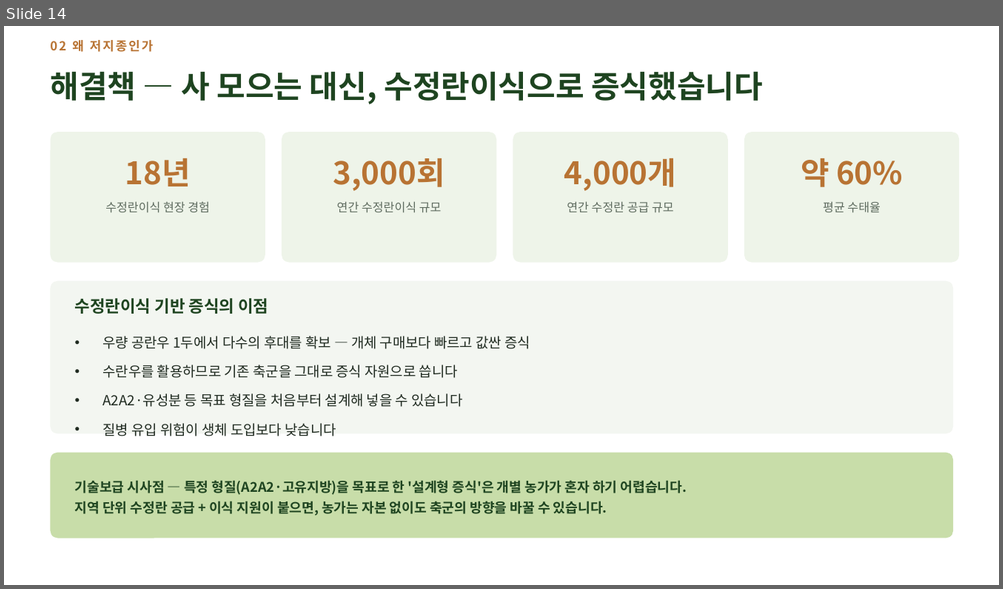
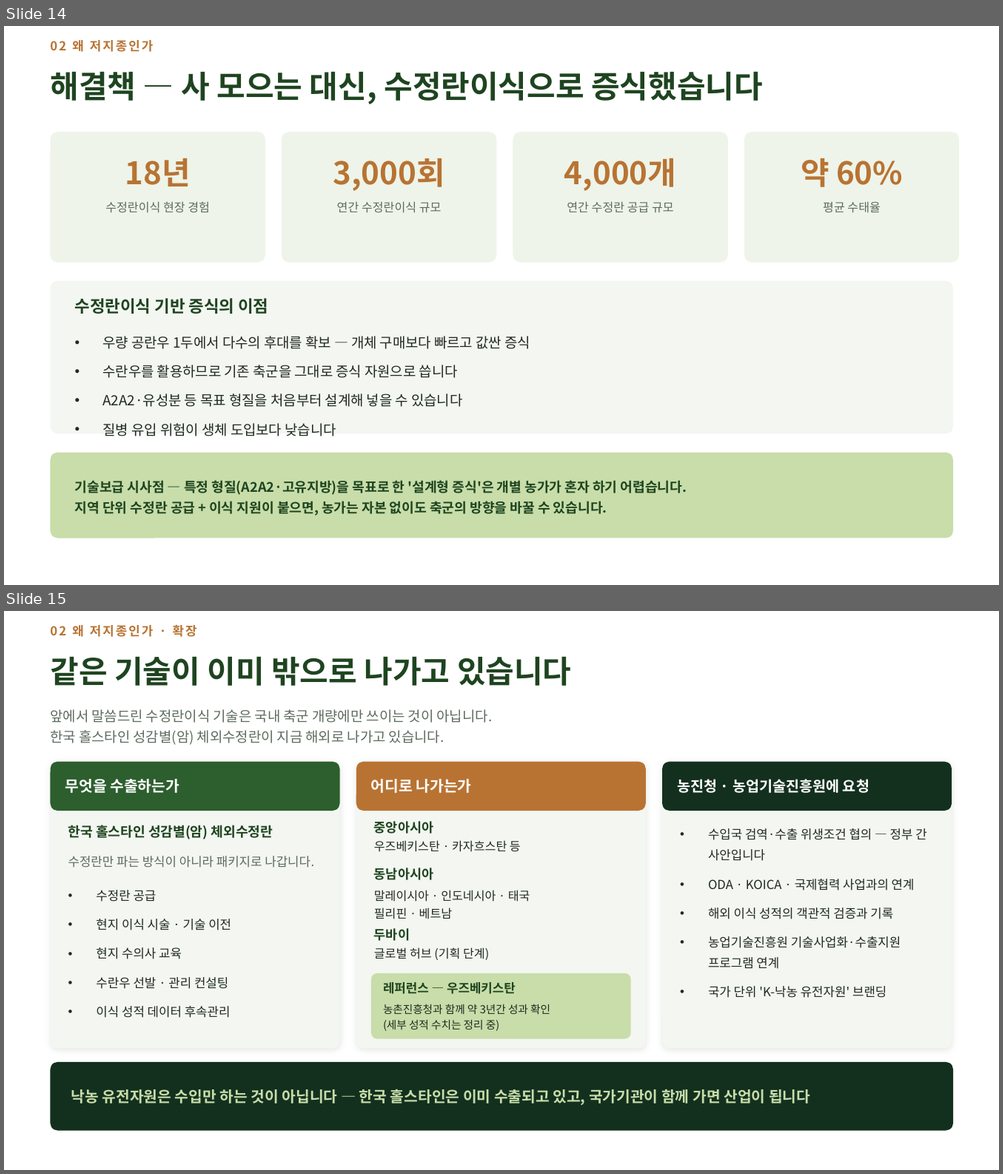
Before and after one commit to hhj3150/Dr-Ha--agent, a slide deck: deliverables/2026-08-10-nias-seminar/저지종_유가공목장_운영_현장사례.pptx. Shown one above the other, each under a label of ours: slide 14 before the commit, slides 14 and 15 after it. The pictures are 1003x589 and 1003x1174 pixels, drawn with LibreOffice and Linux fonts; fonts in the diff are those of the drawing. Boxes give left, top, right and bottom in pixels: in the first picture for what was removed or moved away, otherwise in the second. Text is boxed around its words. In the diff, an @@ line names an element or a change of style, - is before the commit and + after.

```diff
--- a/deliverables/2026-08-10-nias-seminar/저지종_유가공목장_운영_현장사례.pptx
+++ b/deliverables/2026-08-10-nias-seminar/저지종_유가공목장_운영_현장사례.pptx
@@ slide 15 added at box(4, 611, 999, 1170), background #FFFFFF @@
@@ text added at box(50, 625, 197, 637), 12 pt, text #B87333, bold @@
+02 왜 저지종인가 · 확장
@@ text added at box(50, 656, 571, 686), 30 pt, text #1E4420, bold @@
+같은 기술이 이미 밖으로 나가고 있습니다
@@ text added at box(50, 709, 492, 745), 13.5 pt, text #5E6B5F @@
+앞에서 말씀드린 수정란이식 기술은 국내 축군 개량에만 쓰이는 것이 아닙니다.
+한국 홀스타인 성감별(암) 체외수정란이 지금 해외로 나가고 있습니다.
@@ rounded rectangle added at box(51, 762, 340, 1049), fill #F3F6F1 @@
@@ rounded rectangle added at box(51, 762, 340, 811), fill #2C5F2D @@
@@ rounded rectangle added at box(356, 762, 646, 1049), fill #F3F6F1 @@
@@ rounded rectangle added at box(356, 762, 646, 811), fill #B87333 @@
@@ rounded rectangle added at box(662, 762, 951, 1049), fill #F3F6F1 @@
@@ rounded rectangle added at box(662, 762, 951, 811), fill #13301F @@
@@ text added at box(65, 779, 179, 793), 14.5 pt, text #FFFFFF, bold @@
+무엇을 수출하는가
@@ text added at box(371, 779, 472, 793), 14.5 pt, text #FFFFFF, bold @@
+어디로 나가는가
@@ text added at box(677, 779, 869, 793), 14 pt, text #FFFFFF, bold @@
+농진청 · 농업기술진흥원에 요청
@@ text added at box(68, 825, 273, 840), 13 pt, text #1E4420, bold @@
+한국 홀스타인 성감별(암) 체외수정란
@@ text added at box(374, 821, 433, 834), 12.5 pt, text #1E4420, bold @@
+중앙아시아
@@ text added at box(708, 829, 926, 998), 12 pt, text #1F2A20 @@
+• 수입국 검역·수출 위생조건 협의 — 정부 간 사안입니다
+• ODA · KOICA · 국제협력 사업과의 연계
+• 해외 이식 성적의 객관적 검증과 기록
+• 농업기술진흥원 기술사업화·수출지원 프로그램 연계
+• 국가 단위 'K-낙농 유전자원' 브랜딩
@@ text added at box(374, 840, 521, 852), 11.5 pt, text #1F2A20 @@
+우즈베키스탄 · 카자흐스탄 등
@@ text added at box(68, 856, 314, 868), 12 pt, text #5E6B5F @@
+수정란만 파는 방식이 아니라 패키지로 나갑니다.
@@ text added at box(374, 868, 433, 880), 12.5 pt, text #1E4420, bold @@
+동남아시아
@@ text added at box(96, 890, 231, 1018), 12 pt, text #1F2A20 @@
+• 수정란 공급
+• 현지 이식 시술 · 기술 이전
+• 현지 수의사 교육
+• 수란우 선발 · 관리 컨설팅
+• 이식 성적 데이터 후속관리
@@ text added at box(374, 890, 530, 920), 11.5 pt, text #1F2A20 @@
+말레이시아 · 인도네시아 · 태국
+필리핀 · 베트남
@@ text added at box(374, 928, 410, 941), 12.5 pt, text #1E4420, bold @@
+두바이
@@ text added at box(374, 948, 489, 960), 11.5 pt, text #1F2A20 @@
+글로벌 허브 (기획 단계)
@@ rounded rectangle added at box(371, 974, 631, 1039), fill #C8DDA9 @@
@@ text added at box(383, 982, 515, 994), 12 pt, text #1E4420, bold @@
+레퍼런스 — 우즈베키스탄
@@ text added at box(383, 1004, 550, 1031), 10.5 pt, text #1F2A20 @@
+농촌진흥청과 함께 약 3년간 성과 확인
+(세부 성적 수치는 정리 중)
@@ rounded rectangle added at box(51, 1062, 953, 1131), fill #13301F @@
@@ text added at box(71, 1090, 810, 1105), 14.5 pt, text #C8DDA9, bold @@
+낙농 유전자원은 수입만 하는 것이 아닙니다 — 한국 홀스타인은 이미 수출되고 있고, 국가기관이 함께 가면 산업이 됩니다
```
Also in this commit, not shown: 3 slides changed, 2 other files.
